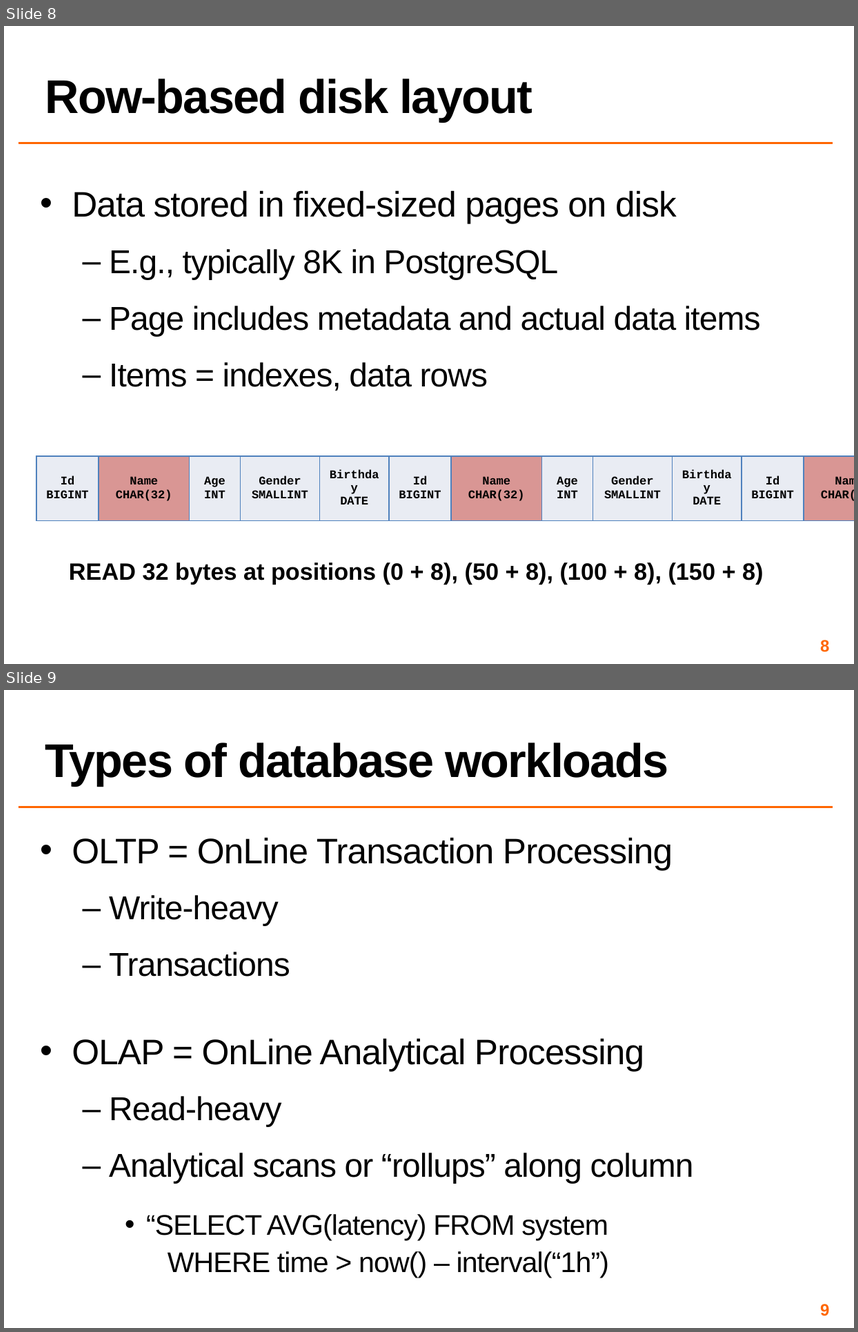
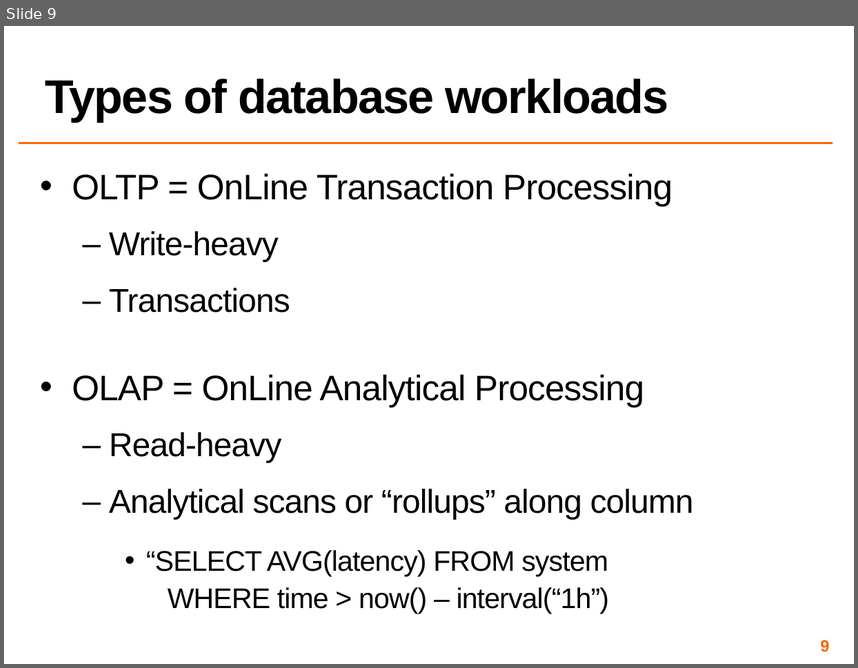
Before and after one commit to COS518/cos518.github.io, a slide deck: docs/L8-db-stores.pptx. Shown one above the other, each under a label of ours: slides 8 and 9 before the commit, slide 9 after it. The pictures are 858x1332 and 858x668 pixels, drawn with LibreOffice and Linux fonts; fonts in the diff are those of the drawing. Boxes give left, top, right and bottom in pixels: in the first picture for what was removed or moved away, otherwise in the second. Text is boxed around its words. In the diff, an @@ line names an element or a change of style, - is before the commit and + after.

```diff
--- a/docs/L8-db-stores.pptx
+++ b/docs/L8-db-stores.pptx
@@ slide 8 removed at [4,26,854,664], background #FFFFFF; not listed: 1 template element that a slide beside it also shows @@
@@ title removed at [45,78,533,122] @@
-Row-based disk layout
@@ text removed at [72,190,761,390] @@
-• Data stored in fixed-sized pages on disk
-  – E.g., typically 8K in PostgreSQL
-  – Page includes metadata and actual data items
-  – Items = indexes, data rows
@@ table removed at [36,456,389,521], 1 rows, 5 columns @@
-Id / BIGINT | Name / CHAR(32) | Age / INT | Gender SMALLINT | Birthday DATE
@@ table removed at [389,456,742,521], 1 rows, 5 columns @@
-Id / BIGINT | Name / CHAR(32) | Age / INT | Gender SMALLINT | Birthday DATE
@@ table removed at [742,456,854,521], 1 rows, 5 columns @@
-Id / BIGINT | Name / CHAR(32) | Age / INT | Gender SMALLINT | Birthday DATE
@@ text removed at [69,562,763,584] @@
-READ 32 bytes at positions (0 + 8), (50 + 8), (100 + 8), (150 + 8)
@@ page number removed at [820,639,829,651] @@
-8
```
Also in this commit, not shown: 2 slides changed, 2 slides added, 3 other slides removed, 2 other files.
